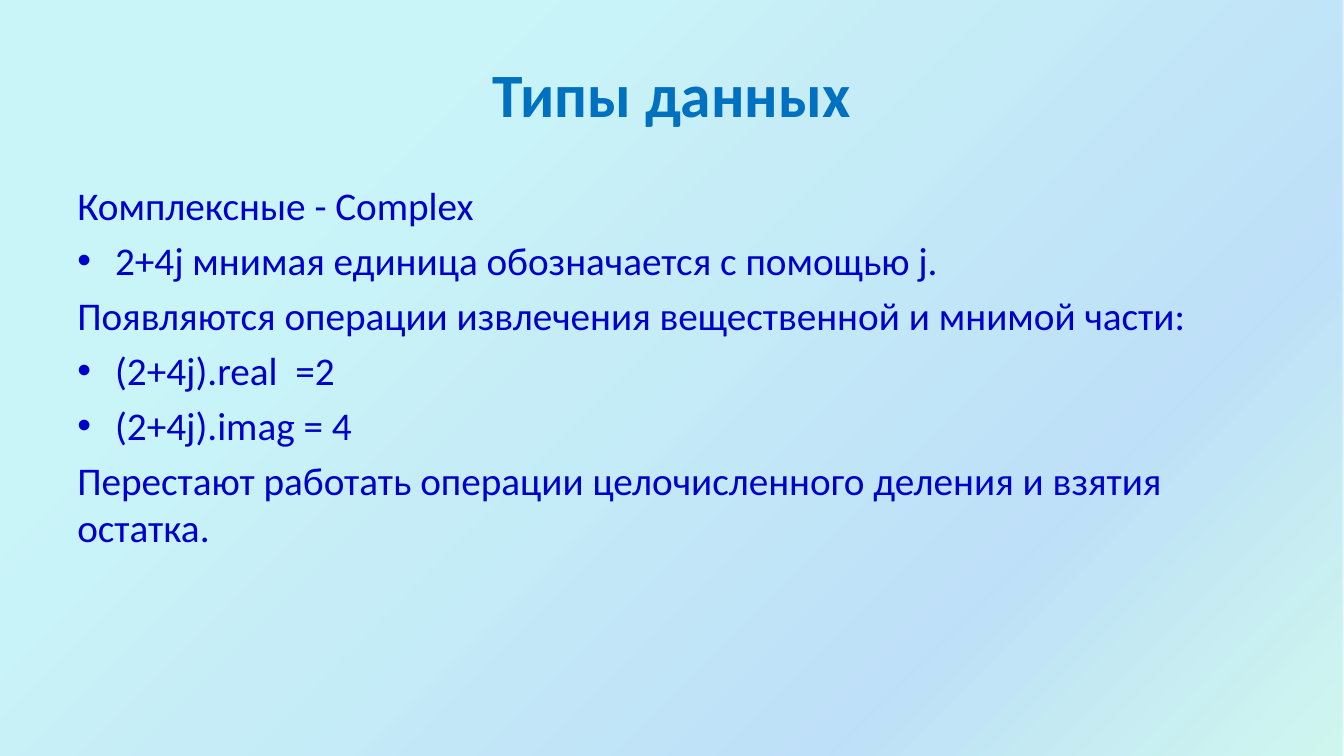
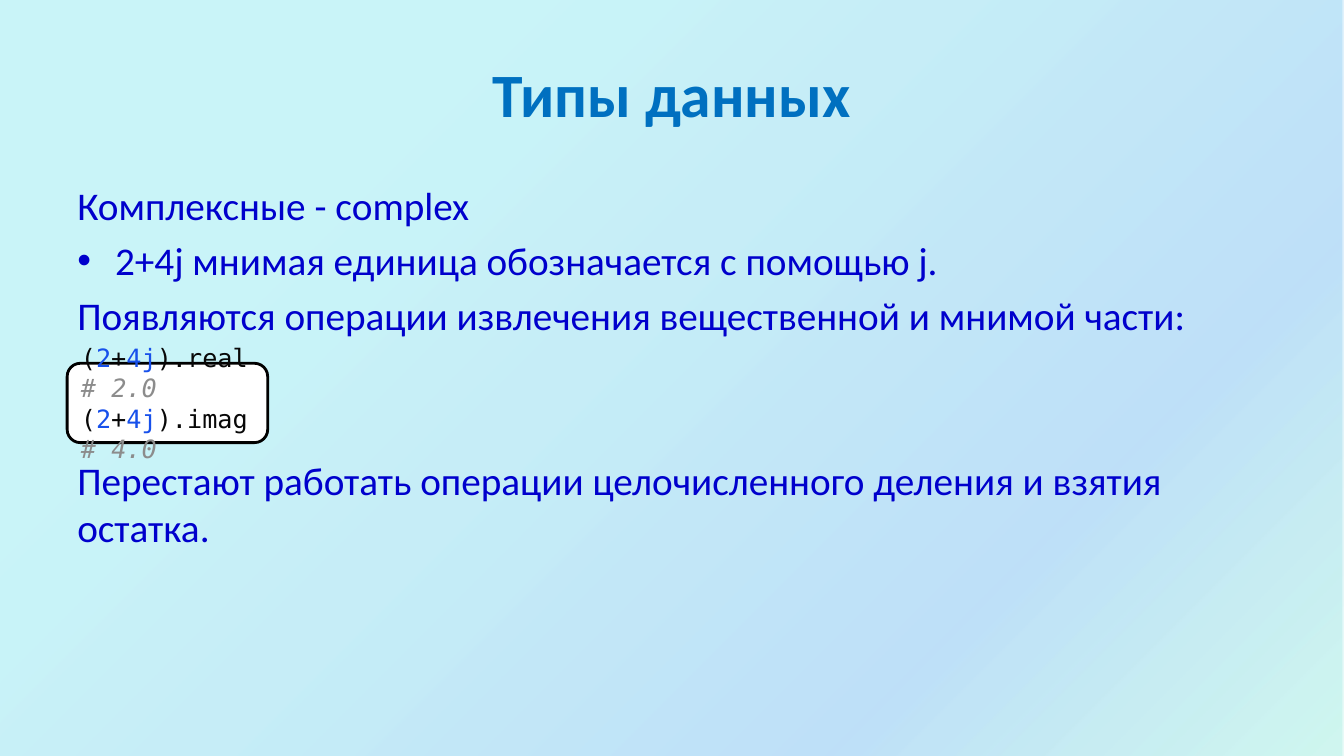
Before and after one commit to divorcehehehe/python, a slide deck: slide 7 of lesson01/Introduction.pptx. Drawn at 1344x756 pixels with LibreOffice and Linux fonts; fonts in the diff are those of the drawing; background and template pictures are left out. Boxes give left, top, right and bottom in pixels: in the first picture for what was removed or moved away, otherwise in the second. Text is boxed around its words. In the diff, an @@ line names an element or a change of style, - is before the commit and + after.

```diff
--- a/lesson01/Introduction.pptx
+++ b/lesson01/Introduction.pptx
@@ text at [77,192,469,227]: text changed @@
-Комплексные - Complex
+Комплексные - сomplex
@@ text at [115,356,352,447]: paragraphs removed @@
-• (2+4j).real =2
-• (2+4j).imag = 4
@@ rounded rectangle added at [68,363,268,443], fill #FFFFFF, outline #000000 2 pt, 18 pt, text #080808 @@
+(2+4j).real # 2.0
+(2+4j).imag # 4.0
```
Also in this commit, not shown: 14 other slides changed, 1 slide added, 39 slides removed.
